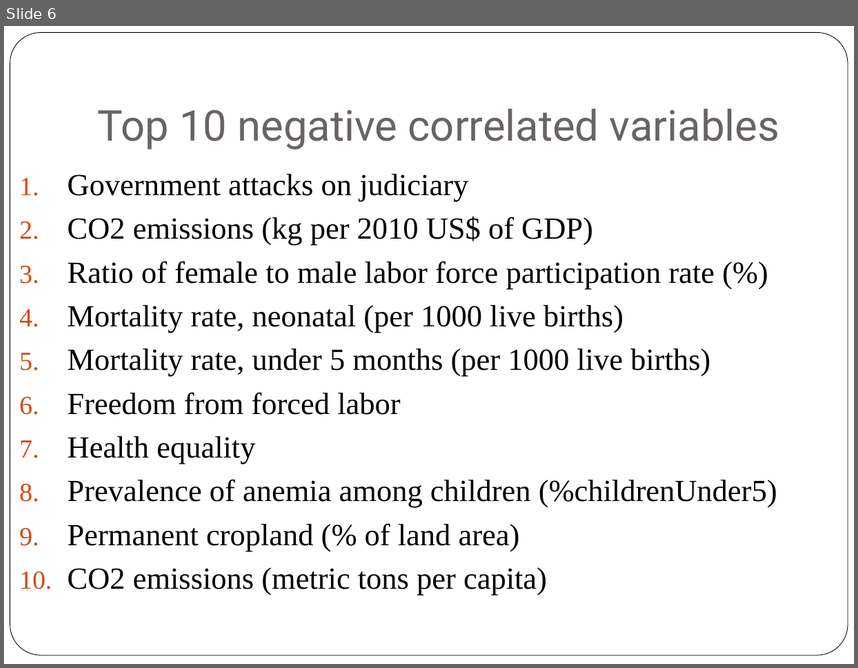
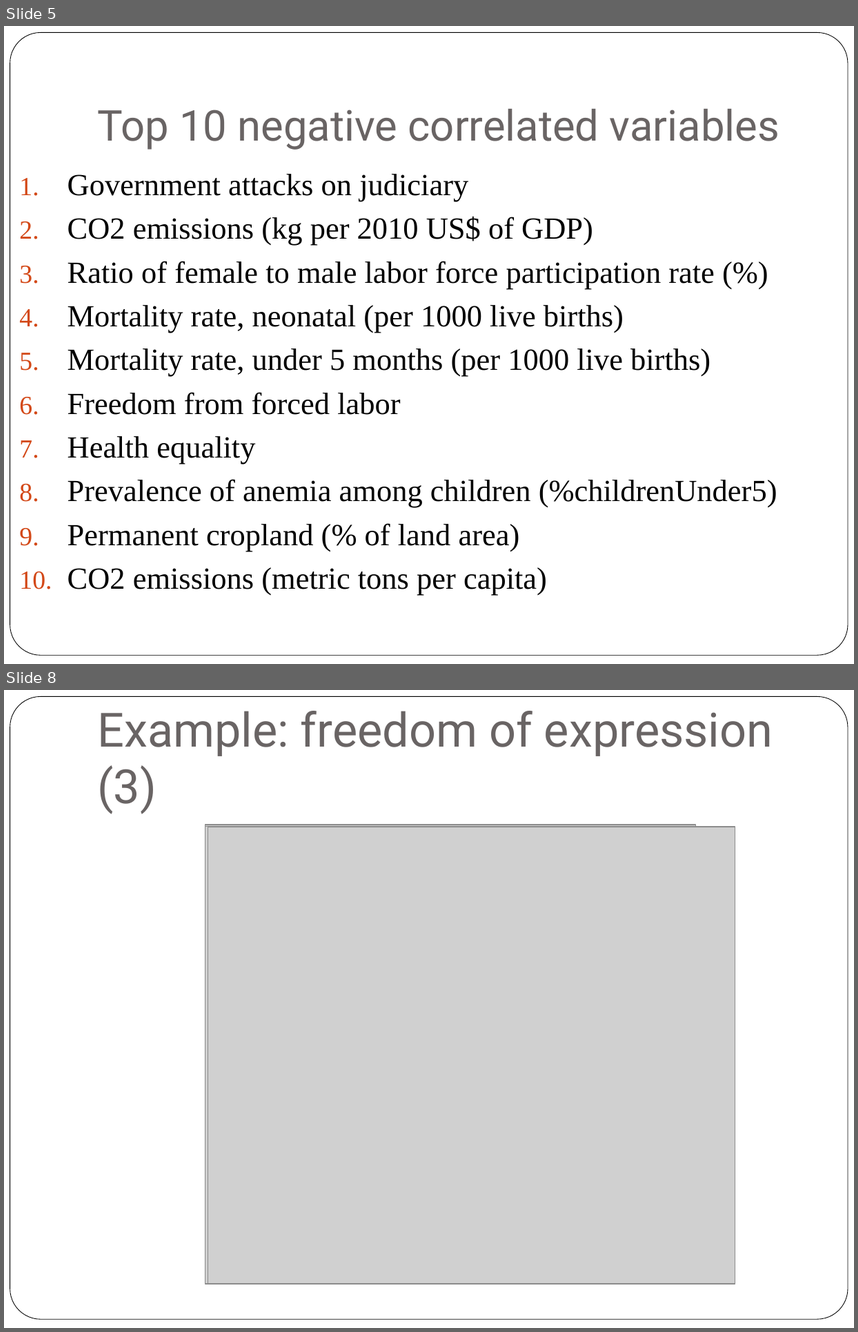
Before and after one commit to MichalMilkowski1989/Datathon-Vienna-2018, a slide deck: OpenGovData/Teams/InequalityTeam/DatathonPresentation.pptx. Shown one above the other, each under a label of ours: slide 6 before the commit, slides 5 and 8 after it; the slides between them are not shown. The pictures are 858x668 and 858x1332 pixels, drawn with LibreOffice and Linux fonts; fonts in the diff are those of the drawing; grey boxes stand for pictures. Boxes give left, top, right and bottom in pixels: in the first picture for what was removed or moved away, otherwise in the second. Text is boxed around its words. In the diff, an @@ line names an element or a change of style, - is before the commit and + after.

```diff
--- a/OpenGovData/Teams/InequalityTeam/DatathonPresentation.pptx
+++ b/OpenGovData/Teams/InequalityTeam/DatathonPresentation.pptx
@@ slide 8 added at (4, 690, 854, 1328), background #FFFFFF; not listed: 1 template element that a slide beside it also shows @@
@@ title added at (97, 711, 773, 814), 40 pt, text #696464 @@
+Example: freedom of expression (3)
@@ picture added at (205, 825, 695, 1250) @@
@@ picture added at (205, 827, 732, 1283) @@
@@ picture added at (208, 827, 735, 1283) @@
@@ what was slide 6 is now slide 5 @@
```
Also in this commit, not shown: 2 slides changed, 5 other slides added, 1 slide removed, 1 other file.
